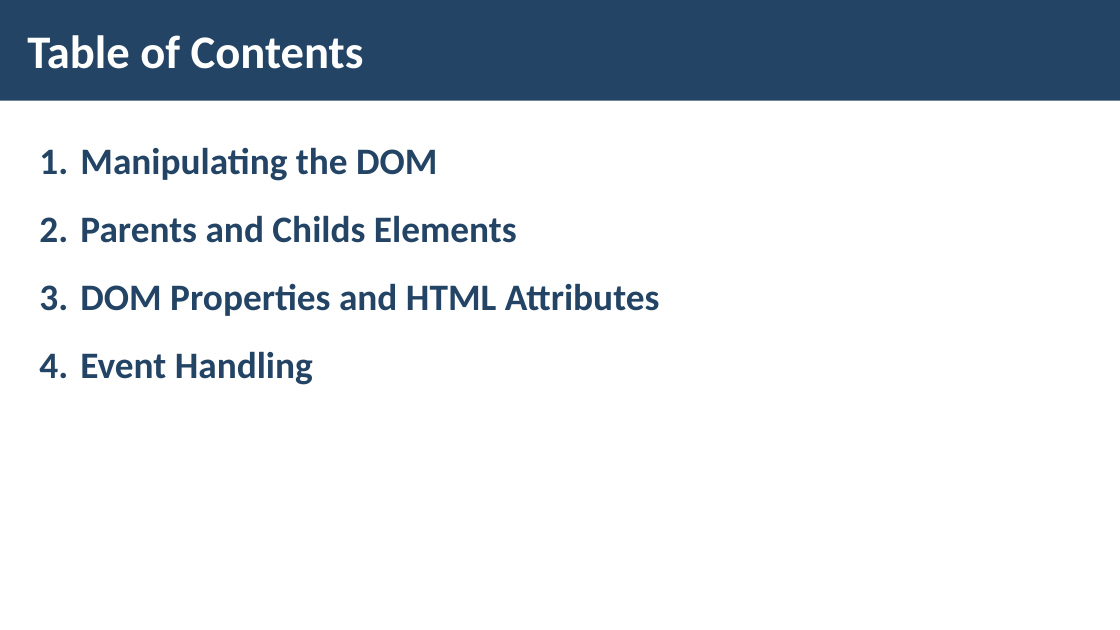
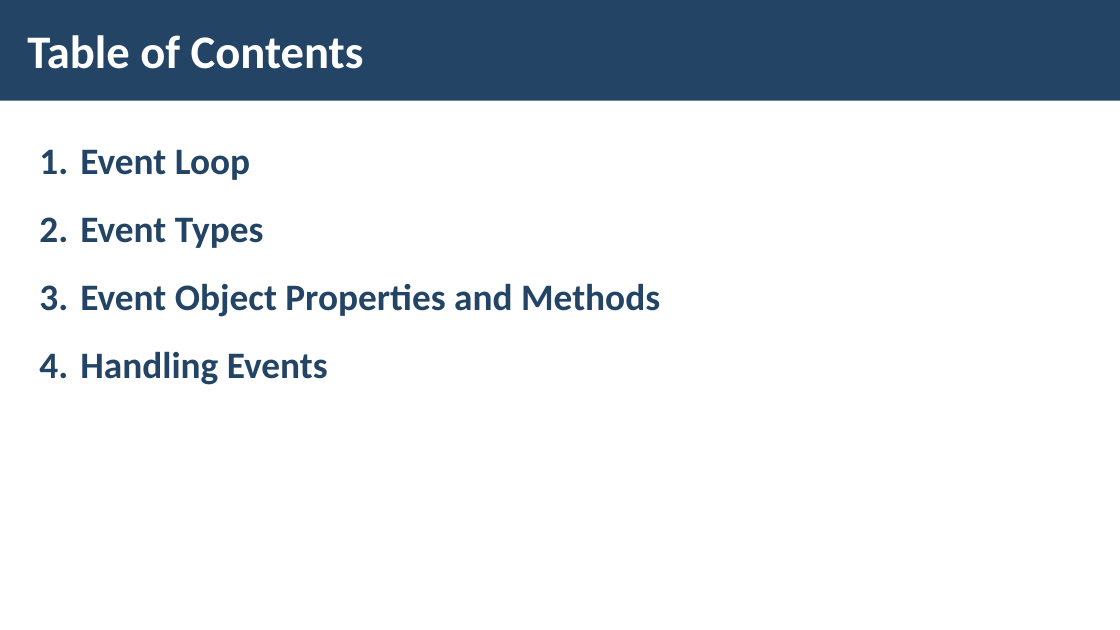
Before and after one commit to ErayErol/Software-University-Courses, a slide deck: slide 2 of JS Advanced - 2019.09.16/06. DOM Manipulations/LAB/JS-Advanced-DOM-Manipulations.pptx. Drawn at 1120x630 pixels with LibreOffice and Linux fonts; fonts in the diff are those of the drawing; background and template pictures are left out. Boxes give left, top, right and bottom in pixels: in the first picture for what was removed or moved away, otherwise in the second. Text is boxed around its words. In the diff, an @@ line names an element or a change of style, - is before the commit and + after.

```diff
--- a/JS Advanced - 2019.09.16/06. DOM Manipulations/LAB/JS-Advanced-DOM-Manipulations.pptx
+++ b/JS Advanced - 2019.09.16/06. DOM Manipulations/LAB/JS-Advanced-DOM-Manipulations.pptx
@@ text at [80,149,660,385]: text changed @@
-1. Manipulating the DOM
-2. Parents and Childs Elements
-3. DOM Properties and HTML Attributes
-4. Event Handling
+1. Event Loop
+2. Event Types
+3. Event Object Properties and Methods
+4. Handling Events
```
Also in this commit, not shown: 9 other slides changed, 48 slides added, 28 slides removed, 1 other file.
